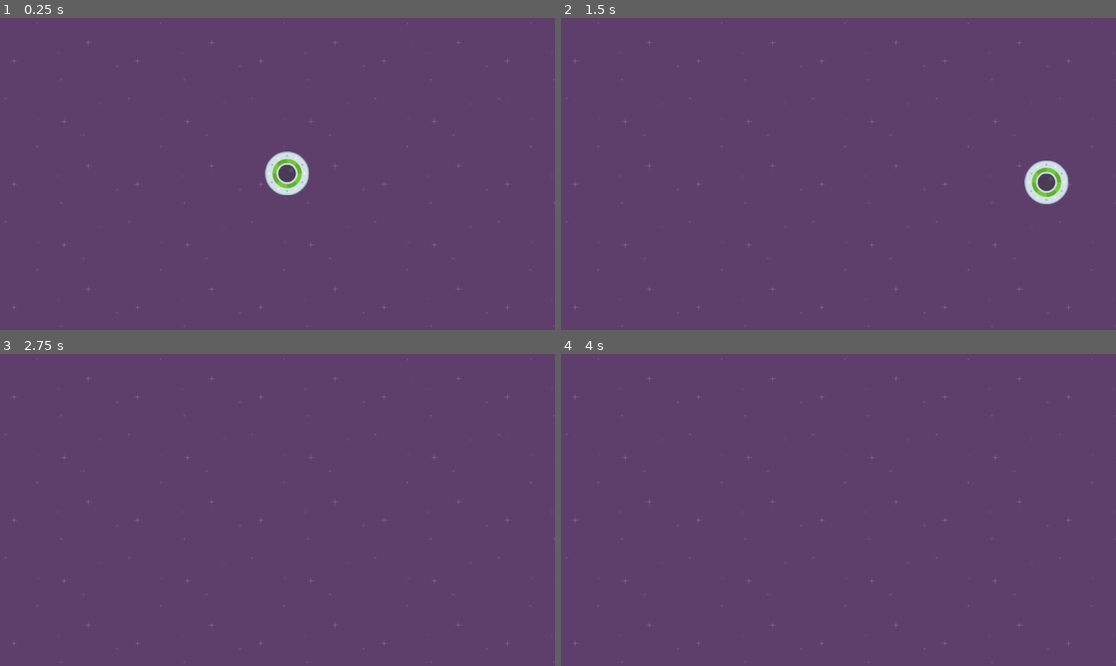
Above: before the commit, frames 1-4 (two rows, left to right).
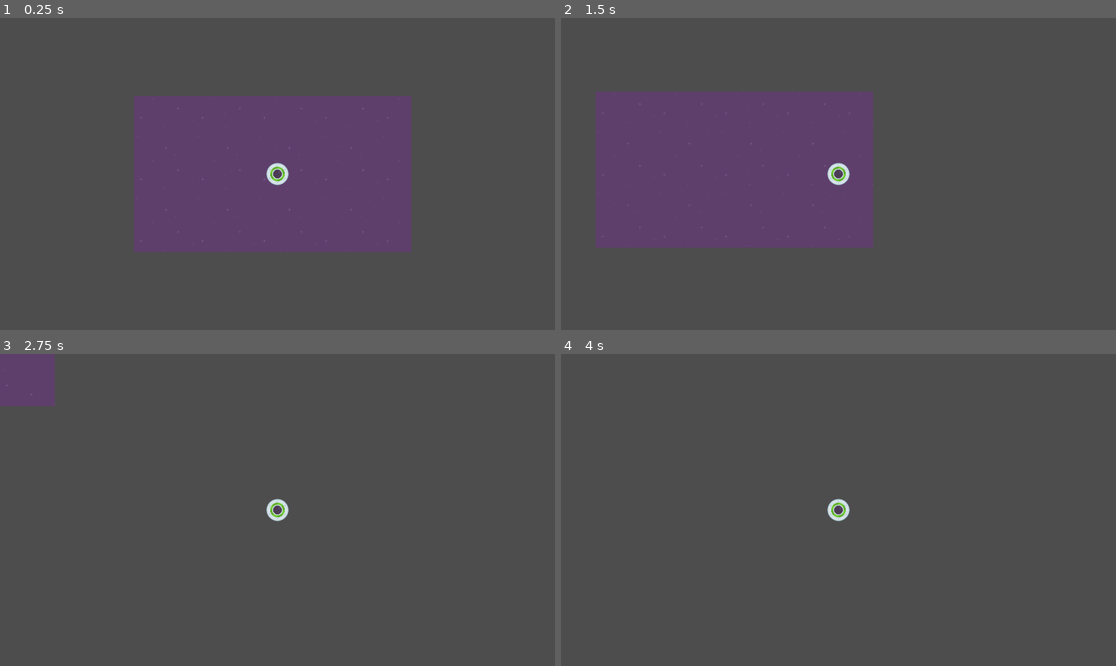
Above: after the commit, the same moments.

Repository: SchooWorkspace/udemy_godot_4_2d_course_practice
Game: Godot game, scene res://Scenes/level_1.tscn
Same seed, same stepped clock (60 frames per second), same inputs: the game is played once before the commit and once after it.
Inputs:
- Up to frame 1 (0.25 s): no input
- Up to frame 2 (1.5 s): tap Enter at 0.5 s; hold D (move_right) 0.53-1.28 s; hold Down (move_down) from 1.28 s (still down)
- Up to frame 3 (2.75 s): release Down (move_down) at 2.03 s; hold D (move_right) from 2.03 s (still down)
- Up to frame 4 (4 s): release D (move_right) at 2.78 s; hold Up (move_up) 2.78-3.53 s; tap Space at 3.5 s; hold Left (move_left) from 3.53 s (still down)

The runs differ from the first frame. In frame 1, 76% of the frame differs, in the area x 0-100%, y 0-100%; in frame 2, 75%; in frame 3, 98%; in frame 4, 100%.

Commit message:
added camera2d to players

Diff:
--- a/speedy_saucer/Scenes/player.tscn
+++ b/speedy_saucer/Scenes/player.tscn
@@ -15,3 +15,6 @@
 
 [node name="CollisionShape2D" type="CollisionShape2D" parent="."]
 shape = SubResource("CircleShape2D_pvsa7")
+
+[node name="Camera2D" type="Camera2D" parent="."]
+zoom = Vector2(0.5, 0.5)
